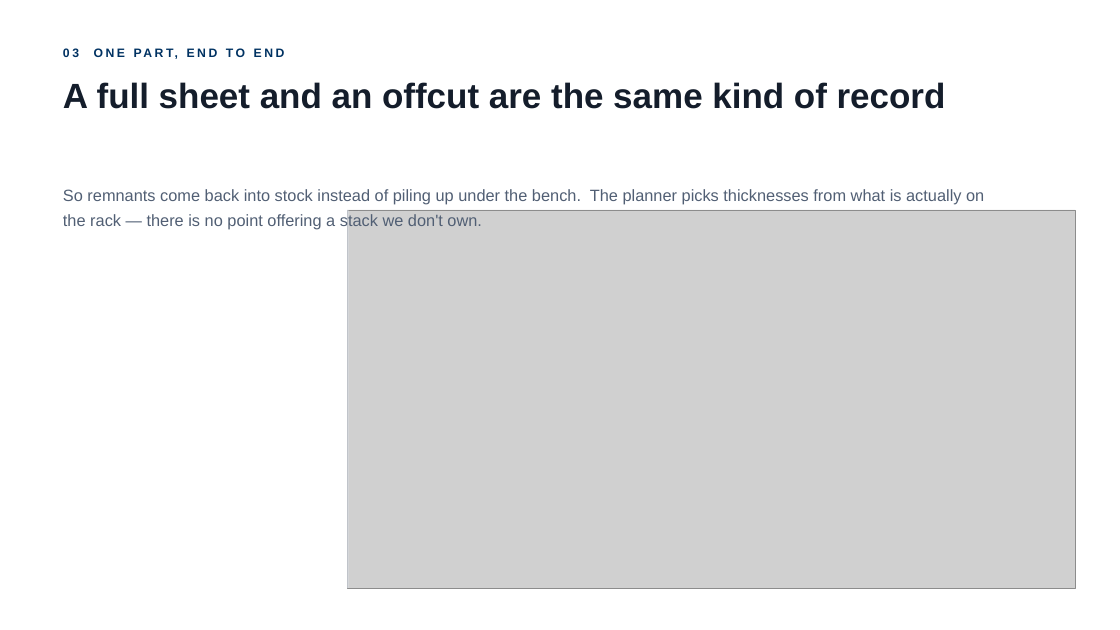
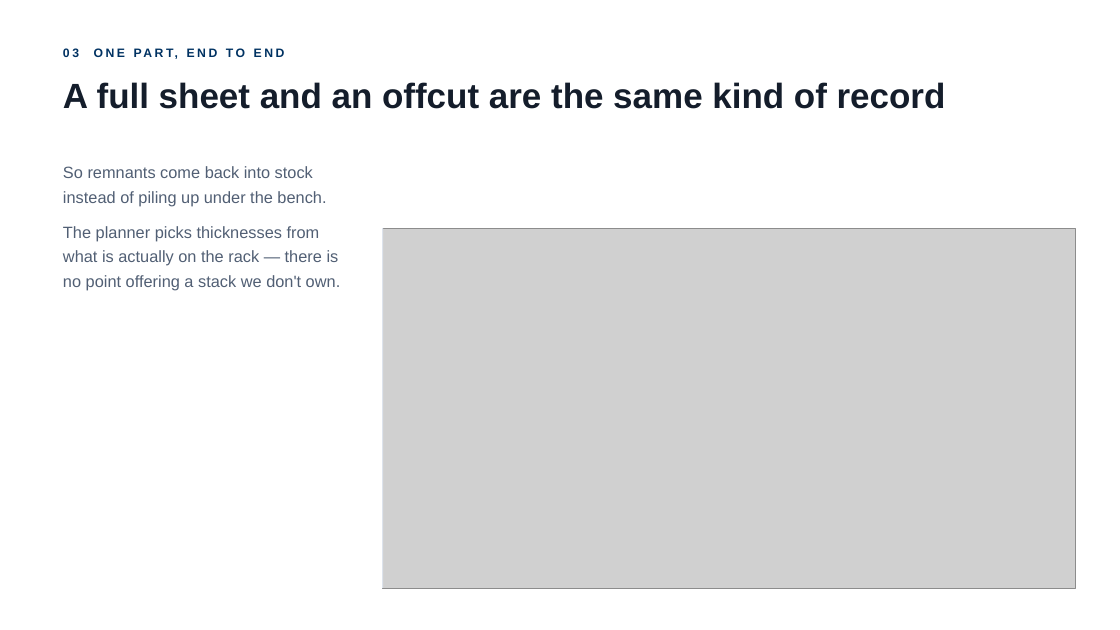
Before and after one commit to Jinxiewinx/feb-composites-applications, a slide deck: slide 8 of 06 Pitch/sn6-app-deck.pptx. Drawn at 1120x630 pixels with LibreOffice and Linux fonts; fonts in the diff are those of the drawing; grey boxes stand for pictures. Boxes give left, top, right and bottom in pixels: in the first picture for what was removed or moved away, otherwise in the second. Text is boxed around its words. In the diff, an @@ line names an element or a change of style, - is before the commit and + after.

```diff
--- a/06 Pitch/sn6-app-deck.pptx
+++ b/06 Pitch/sn6-app-deck.pptx
@@ text at box(63, 166, 341, 290): text changed @@
-So remnants come back into stock instead of piling up under the bench. The planner picks thicknesses from what is actually on the rack — there is no point offering a stack we don't own.
+So remnants come back into stock instead of piling up under the bench.
+The planner picks thicknesses from what is actually on the rack — there is no point offering a stack we don't own.
@@ picture: place and size @@
-picture at box(348, 210, 1075, 588)
+picture at box(382, 228, 1075, 588)
@@ rectangle: place and size @@
-rectangle at box(348, 210, 349, 588)
+rectangle at box(382, 228, 383, 588)
```
Also in this commit, not shown: 19 other slides changed, 6 other files.
